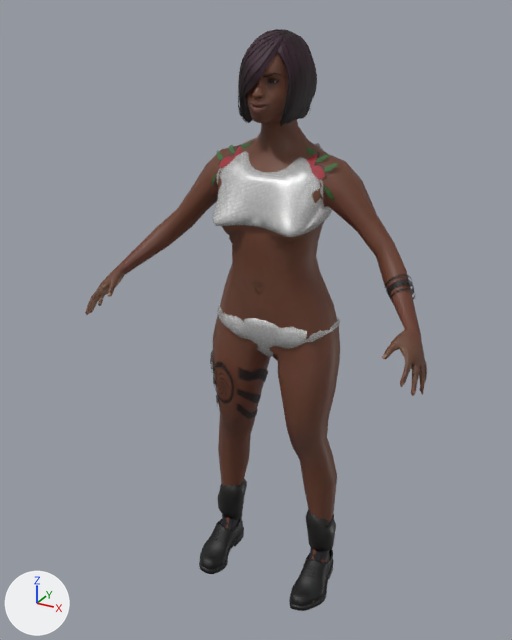
The glTF model models/dancers/dancer_kiara.glb: old version first, new version second.
One viewpoint serves both versions: a 50 mm camera at (0.866, -1.605, 0.9) aimed at (-0.035, 0.032, 0.081). Arrows for +X, +Y and +Z are at lower left; the lights stay in place. The older version comes first. Vertices at exactly the same position are counted once.

Objects in the first picture: 'dancer_kiara'.
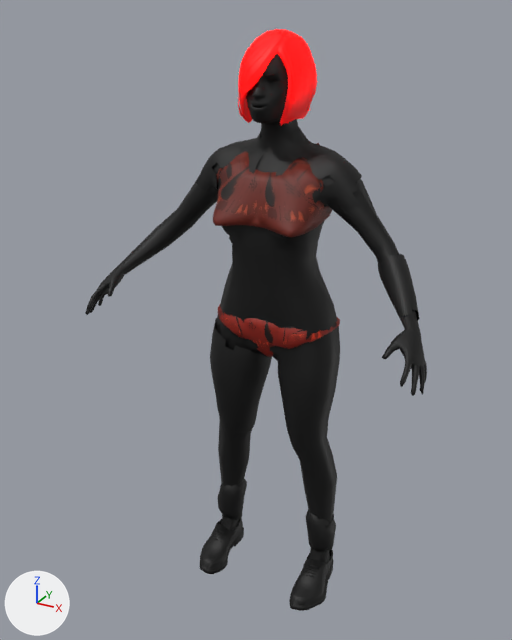
Pixel boxes [x1, y1, x2, y2] of what changed, in the pictures (512 x 640 px):
part 1 of me_dancer_kiara, cut back: before [199, 516, 333, 611]; after [202, 519, 333, 606]
part 2 of me_dancer_kiara, recoloured (brown to black): [85, 53, 427, 563] in both
part 3 of me_dancer_kiara, recoloured: before [210, 141, 415, 419]; after [196, 127, 419, 433]
part 4 of me_dancer_kiara, recoloured (grey to red): [218, 305, 340, 357] in both
part 5 of me_dancer_kiara, recoloured (grey to brown): [213, 143, 332, 237] in both
part 6 of me_dancer_kiara, edited (looks the same): [217, 479, 336, 552] in both
part 7 of me_dancer_kiara, recoloured (lighter): [238, 29, 317, 126] in both

The change in detail:
Picture 'SSX masked' (img_ssx_masked) is new.
Picture 'SSX body' (img_ssx_body) is new.
Material 'SSX masked' (mat_ssx_masked) is new.
Uses the picture img_ssx_masked.
Material 'SSX body' (mat_ssx_body) is new.
Uses the picture img_ssx_body.
me_dancer_kiara is used by ob_dancer_kiara; location (0.0, 0.0, 0.0).
me_dancer_kiara had 12513 vertices, 22334 faces and spanned x -0.51..0.51, y -0.19..0.22, z -0.83..0.85.
me_dancer_kiara no longer uses material mat_eyes.
me_dancer_kiara no longer uses material mat_eyebrows.
me_dancer_kiara no longer uses material mat_eyelashes.
me_dancer_kiara no longer uses material mat_teeth.
me_dancer_kiara no longer uses material mat_tongue (picture img_tongue_tongue01_jpg).
me_dancer_kiara no longer uses material mat_shoes (picture img_outfit_shoes03_jpg).
me_dancer_kiara no longer uses material mat_silver (light grey #d9dbe0).
me_dancer_kiara now has 6984 vertices, 11876 faces and spans x -0.51..0.51, y -0.19..0.22, z -0.83..0.85.
me_dancer_kiara part 1: 53 vertices moved within x -0.22..0.22, y -0.08..0.14, z -0.81..-0.6; 1445 vertices removed from x -0.23..0.23, y -0.09..0.15, z -0.83..-0.63.
me_dancer_kiara part 2: 3168 faces spanning x -0.51..0.51, y -0.19..0.21, z -0.81..0.84 switch from mat_skin (picture img_skin_young_african_female_jpg) to mat_ssx_body.
me_dancer_kiara part 3: 1222 faces spanning x -0.24..0.45, y -0.05..0.21, z -0.32..0.62 switch from mat_skin_details (picture img_look_18a5ulr_png) to mat_ssx_body.
me_dancer_kiara part 4: 568 faces spanning x -0.19..0.19, y -0.01..0.22, z -0.04..0.11 switch from mat_ssx_bikini_bottom (picture img_gen_1v1srm4_png) to mat_ssx_body.
me_dancer_kiara part 5: 1404 faces spanning x -0.17..0.17, y -0.06..0.19, z 0.37..0.57 switch from mat_ssx_bikini_top (picture img_gen_1v1srm4_png) to mat_ssx_body.
me_dancer_kiara part 6: 510 faces spanning x -0.21..0.21, y 0.05..0.15, z -0.72..-0.55 switch from mat_boot_shafts (picture img_gen_sd5a9b_png) to mat_ssx_body.
me_dancer_kiara part 7: 2236 faces spanning x -0.09..0.09, y -0.03..0.19, z 0.63..0.85 switch from mat_hair to mat_ssx_masked.
Other edits to the shape of me_dancer_kiara do not show in these pictures.
